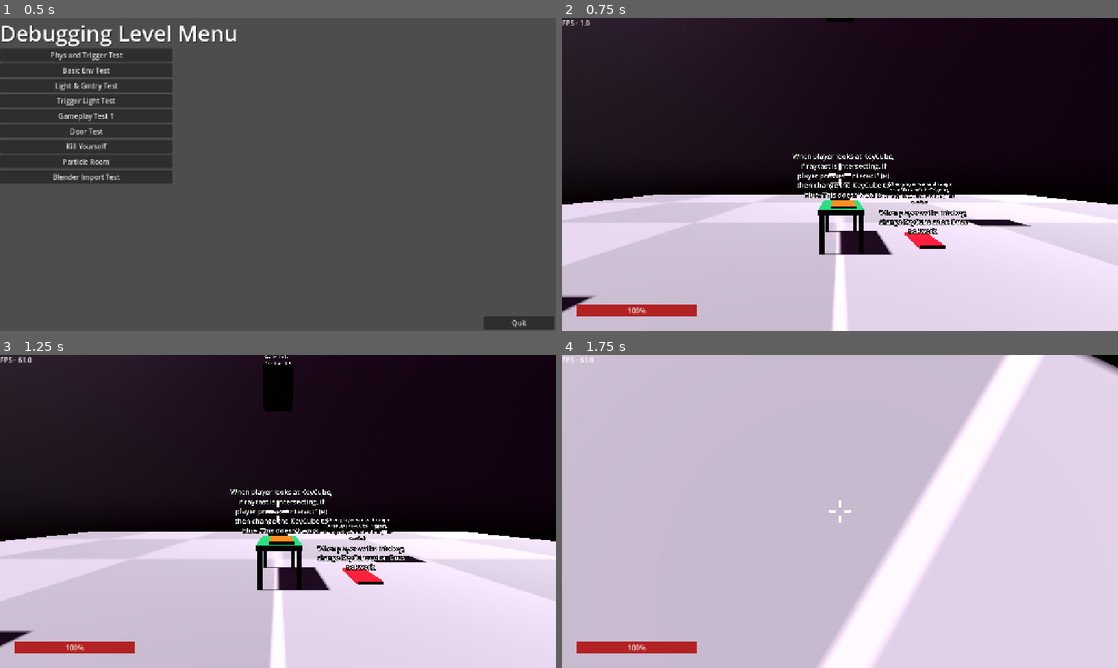
Above: before the commit, frames 1-4 (two rows, left to right).
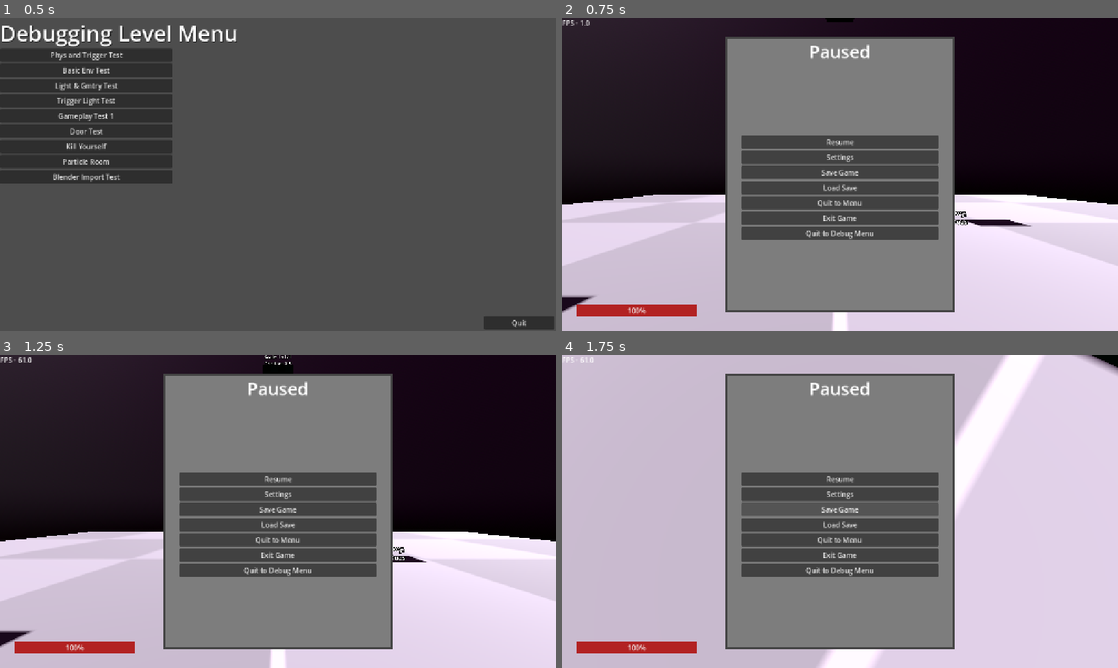
Above: after the commit, the same moments.

Repository: RubberDev/3d-game-test
Game: Godot game, scene res://TitleScreens/DebugTitleScr/DebugTitleScreen.tscn
The game is run twice, just before and just after one commit, with the same random seed, the same clock (stepped at 60 frames per second) and the same inputs. Sound files missing from this copy of the repository are replaced by a short silence.
Inputs (mouse positions are in pixels of both pictures, inside the frame that each line leads up to):
- Up to frame 1 (0.5 s): no input
- Up to frame 2 (0.75 s): click "Phys and Trigger Test" at 0.5 s
- Up to frame 3 (1.25 s): no input
- Up to frame 4 (1.75 s): tap Enter at 1.25 s; move the mouse to (867, 511) at 1.27 s; hold W (Forward) from 1.28 s (still down); hold Ctrl (Crouch) from 1.28 s (still down); tap Space (Jump) at 1.52 s

Frame 1 is identical in both runs. In frame 2, 36% of the frame differs, in the area x 29-71%, y 6-94%; in frame 3, 36%; in frame 4, 36%.
Error after the commit: Parse Error: Too few arguments for "get_nodes_in_group()" call. Expected at least 1 but received 0. (res://Player/Scripts/pause_menu.gd:5)

Commit message:
Quick test for pushing from a Linux host
At this point, I cloned the repository and began working on the project on a 4 GB, iGPU, and iCPU containing laptop, as my main computer is no longer functional. Log something like this once I get a better computer :P

Diff:
--- a/Dev_Levels/Test_Level_1/test_level_1.tscn
+++ b/Dev_Levels/Test_Level_1/test_level_1.tscn
@@ -60,7 +60,7 @@
 size = Vector3(30, 0.25, 30)
 material = SubResource("StandardMaterial3D_5ib03")
 
-[node name="WorldEnvironment" type="WorldEnvironment" parent="."]
+[node name="WorldEnvironment" type="WorldEnvironment" parent="." groups=["Environment_Node"]]
 environment = SubResource("Environment_5awq6")
 
 [node name="DirectionalLight3D" type="DirectionalLight3D" parent="WorldEnvironment"]
--- a/Dev_Levels/Test_Level_5/test_level_5.tscn
+++ b/Dev_Levels/Test_Level_5/test_level_5.tscn
@@ -14,8 +14,6 @@
 [sub_resource type="Environment" id="Environment_kmjpy"]
 background_mode = 1
 background_color = Color(0.0475577, 0.0475577, 0.0475576, 1)
-ssao_enabled = true
-ssil_enabled = true
 
 [sub_resource type="PhysicsMaterial" id="PhysicsMaterial_1lbfv"]
 friction = 0.5
--- a/Player/Scripts/pause_menu.gd
+++ b/Player/Scripts/pause_menu.gd
@@ -2,6 +2,7 @@
 
 var save_path = "user://settingsInfo.save"
 var save_path2 = "user://SubconsciousGameState.save"
+var _Environment = get_tree().get_nodes_in_group()
 
 func _ready() -> void:
 	$MainP.hide()
--- a/project.godot
+++ b/project.godot
@@ -31,6 +31,7 @@
 
 Interactable="Something you can interact with in some way"
 Saveable=""
+Environment_Node=""
 
 [input]
 
Not shown, changed: Dev_Levels/Test_Level_5/Cutscenes/CutsceneTest1/CutsceneTest1.blend.import
Not shown, changed: Dev_Levels/Test_Level_5/Cutscenes/CutsceneTest1/CutsceneTest1.glb.import
Not shown, changed: Dev_Levels/Test_Level_5/Cutscenes/CutsceneTest1/CutsceneTest1_brown_eye.png.import
Not shown, changed: Dev_Levels/Test_Level_5/Cutscenes/CutsceneTest1/CutsceneTest1_male_casualsuit03_diffuse.png.import
Not shown, changed: Dev_Levels/Test_Level_5/Cutscenes/CutsceneTest1/CutsceneTest1_middleage_lightskinned_male_diffuse2.png.import
Not shown, changed: Dev_Levels/Test_Level_5/Cutscenes/CutsceneTest1/CutsceneTest1_shoes03_diffuse.png.import
Not shown, changed: Dev_Levels/Test_Level_5/Cutscenes/CutsceneTest1/CutsceneTest1_short02_diffuse.png.import
Not shown, changed: Models/Debug/BaseTable.glb.import
Binary file added: Models/Objects/BandageRoll_Screenshot 2025-11-17 135224.png
Not shown, added: Models/Objects/BandageRoll_Screenshot 2025-11-17 135224.png.import
Binary file added: Models/Objects/BandageRoll_TopOfBandage.png
Not shown, added: Models/Objects/BandageRoll_TopOfBandage.png.import
(and 174 more such lines)
